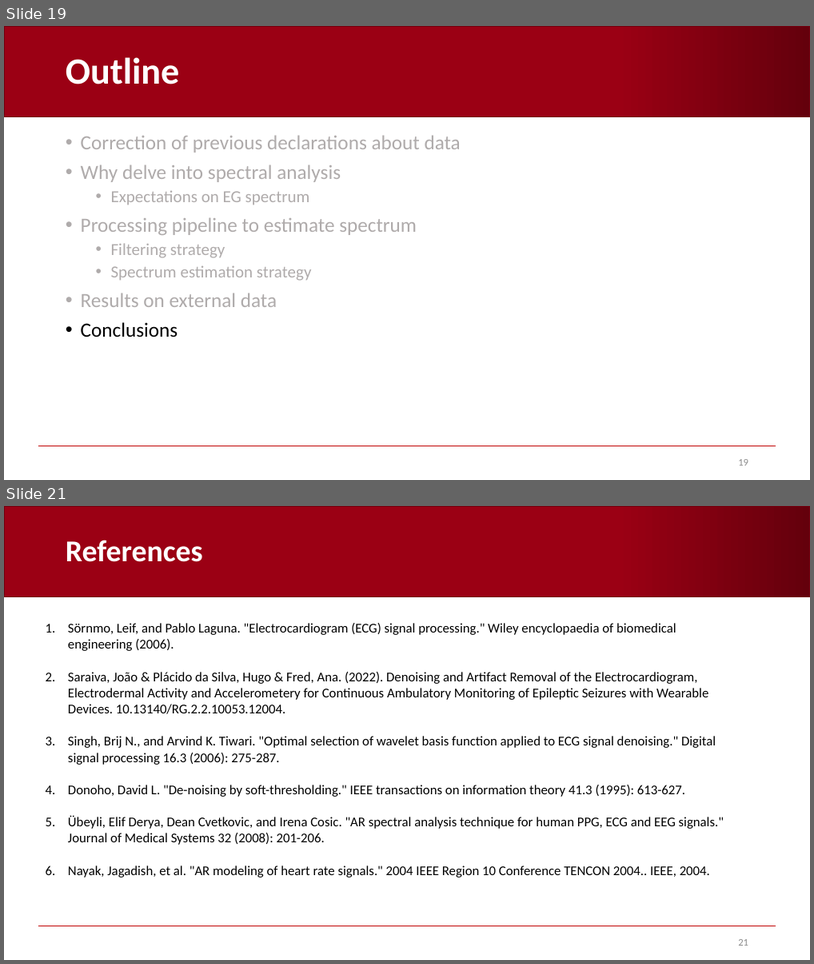
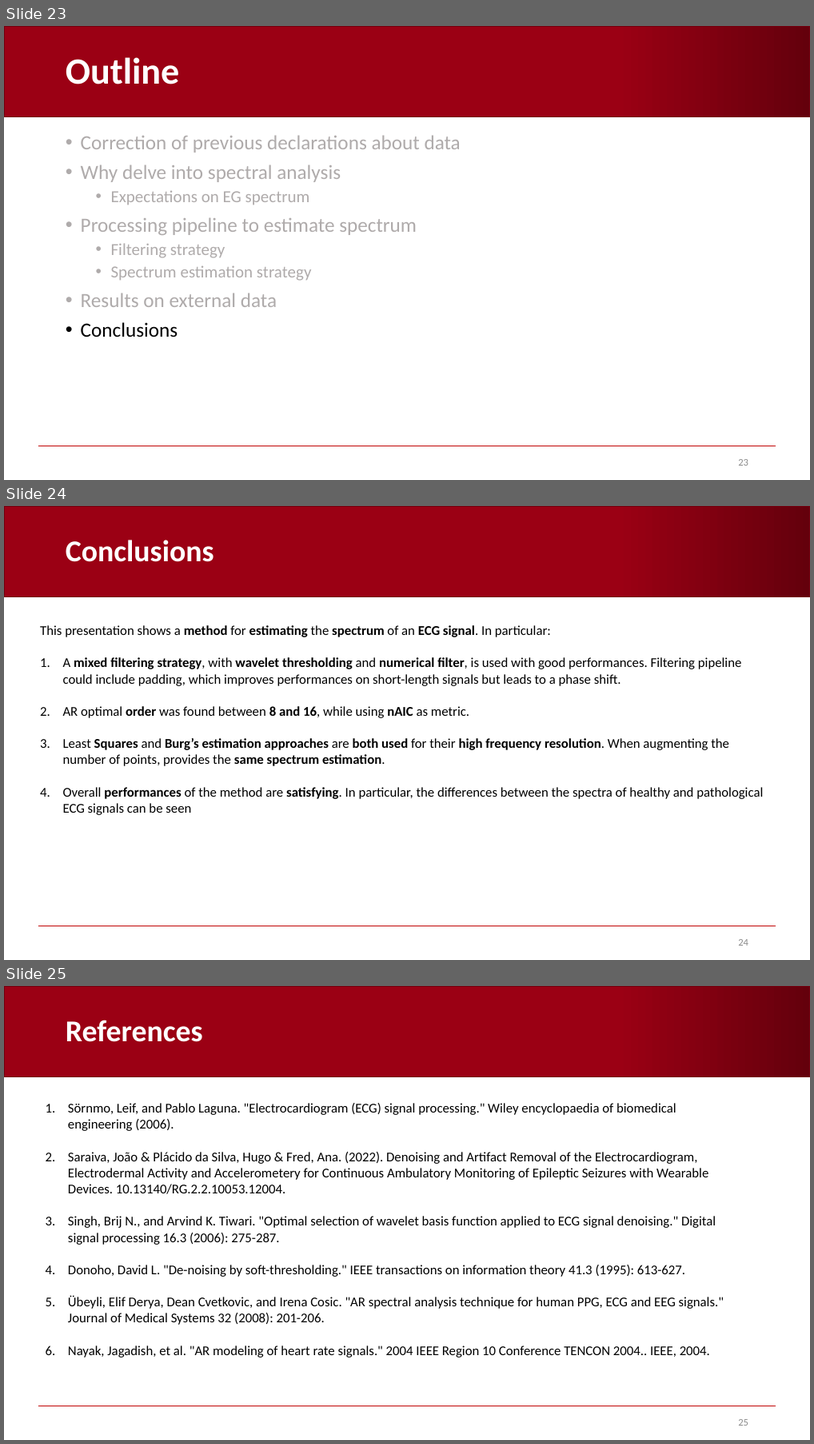
Before and after one commit to AndreaCorrado00/Tesi_magistrale_Corrado_Andrea, a slide deck: Documentation/3. in-depth spectrum analysis.pptx. Shown one above the other, each under a label of ours: slides 19 and 21 before the commit, slides 23, 24 and 25 after it; the slides between them are not shown. The pictures are 814x964 and 814x1444 pixels, drawn with LibreOffice and Linux fonts; fonts in the diff are those of the drawing; background and template pictures are left out. Boxes give left, top, right and bottom in pixels: in the first picture for what was removed or moved away, otherwise in the second. Text is boxed around its words. In the diff, an @@ line names an element or a change of style, - is before the commit and + after.

```diff
--- a/Documentation/3. in-depth spectrum analysis.pptx
+++ b/Documentation/3. in-depth spectrum analysis.pptx
@@ slide 24 added at [4, 506, 810, 960], background #FFFFFF; not listed: 2 template elements that a slide beside it also shows @@
@@ title added at [66, 540, 214, 562], 36 pt, text #FFFFFF, bold @@
+Conclusions
@@ text added at [40, 625, 763, 815], 16 pt, text #000000 @@
+This presentation shows a method for estimating the spectrum of an ECG signal. In particular:
+1. A mixed filtering strategy, with wavelet thresholding and numerical filter, is used with good performances. Filtering pipeline could include padding, which improves performances on short-length signals but leads to a phase shift.
+2. AR optimal order was found between 8 and 16, while using nAIC as metric.
+3. Least Squares and Burg’s estimation approaches are both used for their high frequency resolution. When augmenting the number of points, provides the same spectrum estimation.
+4. Overall performances of the method are satisfying. In particular, the differences between the spectra of healthy and pathological ECG signals can be seen
@@ rectangle added at [449, 626, 462, 636], fill #FFFFFF, outline #FFFFFF 1 pt @@
@@ rectangle added at [366, 650, 380, 660], fill #FFFFFF, outline #FFFFFF 1 pt @@
@@ page number added at [738, 939, 749, 945], 12 pt, text #8C8C8C @@
+24
@@ what was slide 19 is now slide 23 @@
@@ page number at [738, 459, 749, 465]: text changed @@
-19
+23
@@ what was slide 21 is now slide 25 @@
@@ page number at [738, 1419, 749, 1425]: text changed @@
-21
+25
```
Also in this commit, not shown: 8 slides changed, 5 other slides added, 7 slides removed, 4 other files.
